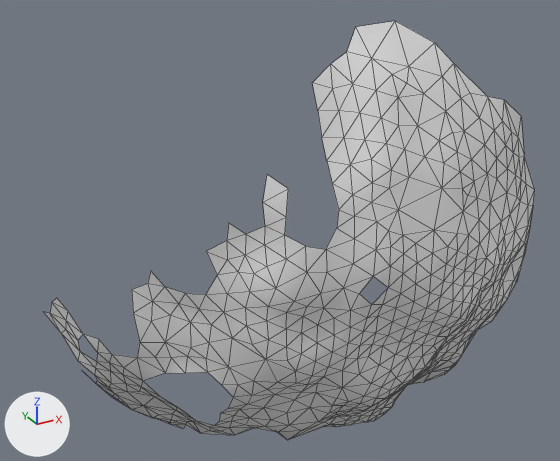
Two versions of the OBJ model res/final/onecam_fullvolume/05/cleanedup/FullVolium.000346.obj, one commit apart.
The view is the same before and after, from a 50 mm lens placed at (263.2, 420.3, 459.6), pointed at (351.1, 580.3, 379.6). The lights are fixed; the arrows at lower left show +X, +Y and +Z. Mesh edges are drawn as thin lines. Where no turn or scale is listed for an object, it has been applied to the vertices.

Objects in the first picture: 'FullVolium.000346'.
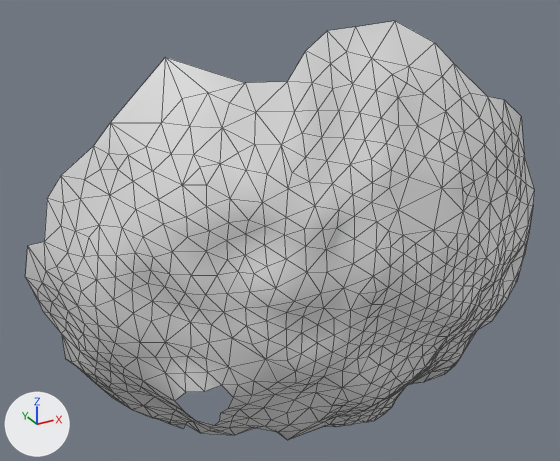
Edits to the scene script, one JSON object a line:
```json
{"block": "me_fullvolium_000346", "where": "# used by ob_fullvolium_000346; location = (0.0, 0.0, 0.0)"}
{"op": "remove", "block": "me_fullvolium_000346", "code": "me_fullvolium_000346.from_pydata(...)  # 512 vertices, 928 faces; spans x 294.4..421.7, y 540.9..607.5, z 313.5..432.7"}
{"op": "add", "block": "me_fullvolium_000346", "code": "me_fullvolium_000346.from_pydata(...)  # 611 vertices, 1162 faces; spans x 290.8..421.7, y 540.9..607.5, z 313.5..432.7"}
{"block": "me_fullvolium_000346", "change": "me_fullvolium_000346 part 1"}
{"block": "me_fullvolium_000346", "change": "99 vertices are added at x 290.8..353.7, y 541.4..607.0, z 342.0..432.1"}
{"block": "me_fullvolium_000346", "change": "234 new faces join them"}
```

Changed parts and their boxes [x1, y1, x2, y2] in the pictures (560 x 461 px):
```json
{"object": "FullVolium.000346", "change": "reshaped", "before": [44, 21, 534, 440], "after": [25, 21, 534, 440]}
{"part": 1, "of": "me_fullvolium_000346", "change": "added", "after": [25, 27, 388, 412]}
```
